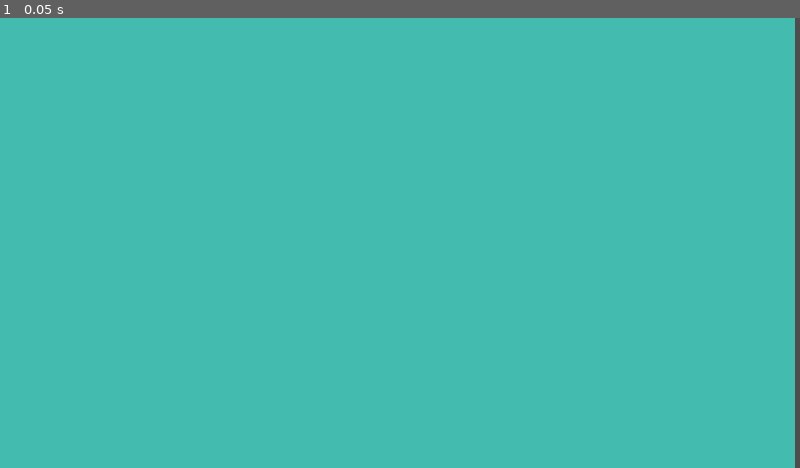
Above: before the commit, frame 1.
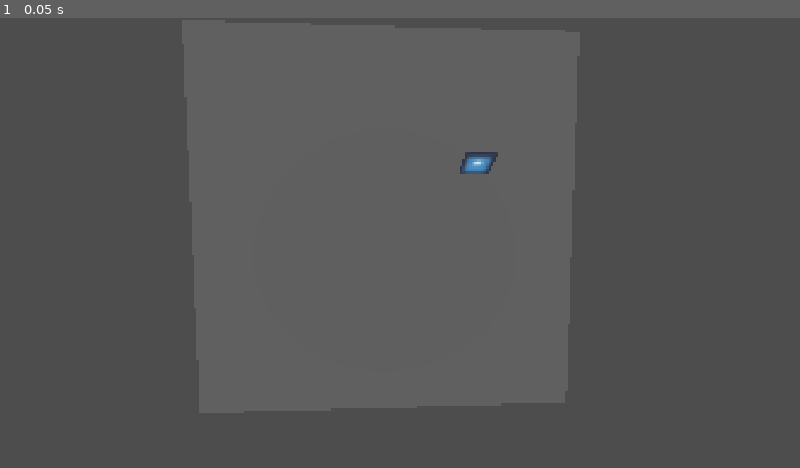
Above: after the commit, the same moment.

Repository: OmarySalem248/MNET-Game-Jam
Game: Godot game, scene res://Village/Village.tscn
Two runs of this game, one before a commit and one after it. Both use one fixed random seed, a clock stepped at 60 frames per second and the inputs below. The engine's default icon, where the game draws it, is replaced by a stand-in: a white triangle on a blue panel in a dark square.
Inputs:
- Up to frame 1 (0.05 s): no input

The runs differ from the first frame. In frame 1, 99% of the frame differs, in the area x 0-100%, y 0-100%.

Commit message:
Made a bunch of folders and files
General skeleton of smelting process

Diff:
--- a/Jam/game-jam/Golem/Golem.tscn
+++ /dev/null
@@ -1,29 +0,0 @@
-[gd_scene format=3 uid="uid://cjnap8otwvohy"]
-
-[ext_resource type="Texture2D" uid="uid://1c7uwhxh0v0q" path="res://icon.svg" id="1_1553q"]
-
-[sub_resource type="StandardMaterial3D" id="StandardMaterial3D_2av32"]
-resource_local_to_scene = true
-albedo_texture = ExtResource("1_1553q")
-
-[sub_resource type="PlaneMesh" id="PlaneMesh_k1645"]
-material = SubResource("StandardMaterial3D_2av32")
-size = Vector2(0.2, 0.2)
-
-[node name="Golem" type="Node3D" unique_id=869087453]
-
-[node name="MeshInstance3D" type="MeshInstance3D" parent="." unique_id=1728919245]
-transform = Transform3D(1, 0, 0, 0, 0.92718387, -0.3746066, 0, 0.3746066, 0.92718387, 0, 0, 0)
-mesh = SubResource("PlaneMesh_k1645")
-
-[node name="SubViewport" type="SubViewport" parent="." unique_id=885384666]
-transparent_bg = true
-size = Vector2i(128, 128)
-
-[node name="Node2D" type="Node2D" parent="SubViewport" unique_id=1186390949]
-
-[node name="Sprite2D" type="Sprite2D" parent="SubViewport/Node2D" unique_id=1588855678]
-position = Vector2(64, 64)
-texture = ExtResource("1_1553q")
-
-[node name="Camera2D" type="Camera2D" parent="SubViewport/Node2D" unique_id=2133522022]
--- /dev/null
+++ b/Jam/game-jam/Inventory/Inventory.gd
@@ -0,0 +1,11 @@
+extends Node
+class_name Inventory
+
+# Called when the node enters the scene tree for the first time.
+func _ready() -> void:
+	pass # Replace with function body.
+
+
+# Called every frame. 'delta' is the elapsed time since the previous frame.
+func _process(delta: float) -> void:
+	pass
--- a/Jam/game-jam/Village/Building/house.gd
+++ b/Jam/game-jam/Items/Ingots/Ingot.gd
@@ -1,5 +1,5 @@
-
-extends Building
+extends Item
+class_name Ingot
 
 # Called when the node enters the scene tree for the first time.
 func _ready() -> void:
--- /dev/null
+++ b/Jam/game-jam/Items/Item.gd
@@ -0,0 +1,12 @@
+extends Node
+class_name Item
+
+
+# Called when the node enters the scene tree for the first time.
+func _ready() -> void:
+	pass # Replace with function body.
+
+
+# Called every frame. 'delta' is the elapsed time since the previous frame.
+func _process(delta: float) -> void:
+	pass
--- /dev/null
+++ b/Jam/game-jam/Items/Ore/Ore.gd
@@ -0,0 +1,12 @@
+extends Item
+class_name Ore
+
+
+# Called when the node enters the scene tree for the first time.
+func _ready() -> void:
+	pass # Replace with function body.
+
+
+# Called every frame. 'delta' is the elapsed time since the previous frame.
+func _process(delta: float) -> void:
+	pass
--- /dev/null
+++ b/Jam/game-jam/Village/Building/BlackSmith/BlackSmith.tscn
@@ -0,0 +1,6 @@
+[gd_scene format=3 uid="uid://dvc5t4p7u72s0"]
+
+[ext_resource type="Script" uid="uid://drk7rhln7i1mt" path="res://Village/Building/BlackSmith/Smith.gd" id="1_yy4lk"]
+
+[node name="BlackSmith" type="Node3D" unique_id=1246861753]
+script = ExtResource("1_yy4lk")
--- /dev/null
+++ b/Jam/game-jam/Village/Building/BlackSmith/Smith.gd
@@ -0,0 +1,11 @@
+extends Building
+
+
+# Called when the node enters the scene tree for the first time.
+func _ready() -> void:
+	pass # Replace with function body.
+
+
+# Called every frame. 'delta' is the elapsed time since the previous frame.
+func _process(delta: float) -> void:
+	pass
--- a/Jam/game-jam/Village/Building/Building.tscn
+++ b/Jam/game-jam/Village/Building/Building.tscn
@@ -1,17 +1,11 @@
 [gd_scene format=3 uid="uid://b1eyo8gu1kq5h"]
 
 [ext_resource type="Script" uid="uid://chcug4xck0l5r" path="res://Village/Building/Building.gd" id="1_1bded"]
-
-[sub_resource type="ImageTexture" id="ImageTexture_28rqi"]
+[ext_resource type="Texture2D" uid="uid://1c7uwhxh0v0q" path="res://icon.svg" id="2_28rqi"]
 
 [node name="Building" type="Node3D" unique_id=1670483972]
 script = ExtResource("1_1bded")
 
 [node name="Sprite3D" type="Sprite3D" parent="." unique_id=1338985557]
-transform = Transform3D(1, 0, 0, 0, -0.90317774, 0.4292668, 0, -0.4292668, -0.90317774, 0, 0, 0)
-texture = SubResource("ImageTexture_28rqi")
-
-[node name="ColorRect" type="ColorRect" parent="Sprite3D" unique_id=186801849]
-offset_right = 1906.0
-offset_bottom = 1078.0
-color = Color(0.26666668, 0.73333335, 0.6862745, 1)
+transform = Transform3D(-0.90423137, 0, 0, 0, 0.56274307, 1.3360676, 0, -0.46017668, 1.6338563, 0, 0, 0)
+texture = ExtResource("2_28rqi")
--- a/Jam/game-jam/Village/Building/House.tscn
+++ /dev/null
@@ -1,13 +0,0 @@
-[gd_scene format=3 uid="uid://cfj3c44jibtx7"]
-
-[ext_resource type="Script" uid="uid://b21ssduhkwsc2" path="res://Village/Building/house.gd" id="1_axxai"]
-
-[sub_resource type="StandardMaterial3D" id="StandardMaterial3D_axxai"]
-albedo_color = Color(1, 1, 0.14509805, 1)
-
-[node name="House" type="Node3D" unique_id=1432518249]
-script = ExtResource("1_axxai")
-
-[node name="CSGBox3D" type="CSGBox3D" parent="." unique_id=1215480410]
-transform = Transform3D(1, 0, 0, 0, 1, 0, 0, 0, 1, 0, 0.50605243, 0)
-material_override = SubResource("StandardMaterial3D_axxai")
--- /dev/null
+++ b/Jam/game-jam/Village/Building/House/House.tscn
@@ -0,0 +1,11 @@
+[gd_scene format=3 uid="uid://cfj3c44jibtx7"]
+
+[ext_resource type="Script" uid="uid://b21ssduhkwsc2" path="res://Village/Building/House/house.gd" id="1_axxai"]
+[ext_resource type="Texture2D" uid="uid://1c7uwhxh0v0q" path="res://icon.svg" id="2_j0mnr"]
+
+[node name="House" type="Node3D" unique_id=1432518249]
+script = ExtResource("1_axxai")
+
+[node name="Sprite3D" type="Sprite3D" parent="." unique_id=2040675892]
+transform = Transform3D(1, 0, 0, 0, 0.8660254, 0.5, 0, -0.5, 0.8660254, 0, 0, 0)
+texture = ExtResource("2_j0mnr")
--- /dev/null
+++ b/Jam/game-jam/Village/Building/House/house.gd
@@ -0,0 +1,11 @@
+extends Building
+var resident
+
+# Called when the node enters the scene tree for the first time.
+func _ready() -> void:
+	pass # Replace with function body.
+
+
+# Called every frame. 'delta' is the elapsed time since the previous frame.
+func _process(delta: float) -> void:
+	pass
--- /dev/null
+++ b/Jam/game-jam/Village/Building/Storage/Storage.tscn
@@ -0,0 +1,11 @@
+[gd_scene format=3 uid="uid://5ext07hklqrm"]
+
+[ext_resource type="Texture2D" uid="uid://1c7uwhxh0v0q" path="res://icon.svg" id="1_6w04u"]
+[ext_resource type="Script" uid="uid://cn5y2gt5qncen" path="res://Village/Building/Storage/storage.gd" id="1_10hrl"]
+
+[node name="Storage" type="Node3D" unique_id=136544810]
+script = ExtResource("1_10hrl")
+
+[node name="Sprite3D" type="Sprite3D" parent="." unique_id=750647517]
+transform = Transform3D(1, 0, 0, 0, 0.81400347, 0.58086, 0, -0.58086, 0.81400347, 0, 0, 0)
+texture = ExtResource("1_6w04u")
--- /dev/null
+++ b/Jam/game-jam/Village/Building/Storage/storage.gd
@@ -0,0 +1,13 @@
+extends Building
+
+
+
+
+# Called when the node enters the scene tree for the first time.
+func _ready() -> void:
+	pass # Replace with function body.
+
+
+# Called every frame. 'delta' is the elapsed time since the previous frame.
+func _process(delta: float) -> void:
+	pass
--- a/Jam/game-jam/Village/Village.tscn
+++ b/Jam/game-jam/Village/Village.tscn
@@ -1,6 +1,6 @@
 [gd_scene format=3 uid="uid://ccanm0mbhkj21"]
 
-[ext_resource type="PackedScene" uid="uid://b1eyo8gu1kq5h" path="res://Village/Building/Building.tscn" id="1_khf3g"]
+[ext_resource type="PackedScene" uid="uid://cfj3c44jibtx7" path="res://Village/Building/House/House.tscn" id="2_uwidr"]
 
 [sub_resource type="StandardMaterial3D" id="StandardMaterial3D_r1gsb"]
 albedo_color = Color(0.446777, 0.44677705, 0.44677705, 1)
@@ -15,19 +15,19 @@
 
 [node name="Village" type="Node3D" unique_id=1748907481]
 
+[node name="Camera3D" type="Camera3D" parent="." unique_id=1054543186]
+transform = Transform3D(0.9990615, 0.0036469577, -0.043160208, 0.043303724, -0.062380534, 0.9971126, 0.0009440706, -0.9980458, -0.062479917, 0, 12.304784, 0)
+
 [node name="Floor" type="MeshInstance3D" parent="." unique_id=917164045]
 transform = Transform3D(7.9517694, 0, 0, 0, 1, 0, 0, 0, 7.9553943, 0, 0, 0)
 mesh = SubResource("PlaneMesh_k1645")
 
-[node name="Camera3D" type="Camera3D" parent="." unique_id=1056026961]
-transform = Transform3D(-0.99961615, -0.004121816, 0.027397659, 0.027336117, 0.014312413, 0.9995238, -0.0045119794, 0.9998891, -0.014194244, 0, 12.364565, 0)
-
 [node name="DirectionalLight3D" type="DirectionalLight3D" parent="." unique_id=2072358068]
-transform = Transform3D(1, 0, 0, 0, 0.7736157, 0.6336551, 0, -0.6336551, 0.7736157, 0, 1.207036, 1.5999494)
+transform = Transform3D(1, 0, 0, 0, 0.7736157, 0.6336551, 0, -0.6336551, 0.7736157, -3.272685, 6.7392282, 13.631491)
 
 [node name="NavigationRegion3D" type="NavigationRegion3D" parent="." unique_id=863617483]
 transform = Transform3D(1.0208923, 0, 0, 0, 1, 0, 0, 0, 1, 0.0759635, 0.0040574074, 0)
 navigation_mesh = SubResource("NavigationMesh_fwsoe")
 
-[node name="Building" parent="." unique_id=1670483972 instance=ExtResource("1_khf3g")]
-transform = Transform3D(1, 0, 0, 0, 1, 0, 0, 0, 1, 3.0626278, 0.06034565, 2.3045118)
+[node name="House" parent="." unique_id=1432518249 instance=ExtResource("2_uwidr")]
+transform = Transform3D(1, 0, 0, 0, 1, 0, 0, 0, 1, 3.6210413, 0.48057652, -2.4112833)
--- a/Jam/game-jam/Village/Villagers/Villager.tscn
+++ b/Jam/game-jam/Village/Villagers/Villager.tscn
@@ -1,3 +1,6 @@
 [gd_scene format=3 uid="uid://dokcgiyjtareu"]
 
+[ext_resource type="Script" uid="uid://chl4wxvggwpwk" path="res://Village/Villagers/villager.gd" id="1_7wdml"]
+
 [node name="Villagers" type="Node3D" unique_id=1065641915]
+script = ExtResource("1_7wdml")
--- /dev/null
+++ b/Jam/game-jam/Village/Villagers/villager.gd
@@ -0,0 +1,11 @@
+extends Node3D
+class_name Villager
+
+# Called when the node enters the scene tree for the first time.
+func _ready() -> void:
+	pass # Replace with function body.
+
+
+# Called every frame. 'delta' is the elapsed time since the previous frame.
+func _process(delta: float) -> void:
+	pass
Not shown, added: Jam/game-jam/Inventory/Inventory.gd.uid
Not shown, added: Jam/game-jam/Items/Ingots/Ingot.gd.uid
Not shown, added: Jam/game-jam/Items/Item.gd.uid
Not shown, added: Jam/game-jam/Items/Ore/Ore.gd.uid
Not shown, added: Jam/game-jam/Village/Building/BlackSmith/Smith.gd.uid
Renamed: Jam/game-jam/Village/Building/house.gd.uid -> Jam/game-jam/Village/Building/House/house.gd.uid
Not shown, added: Jam/game-jam/Village/Building/Storage/storage.gd.uid
Not shown, added: Jam/game-jam/Village/Villagers/villager.gd.uid
